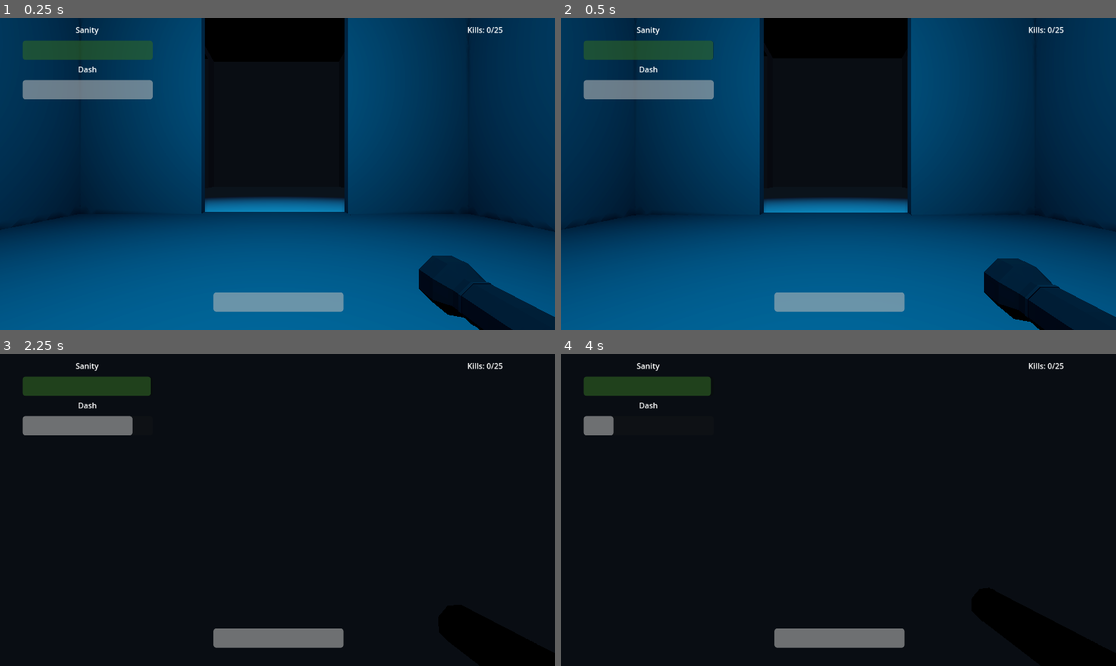
Above: before the commit, frames 1-4 (two rows, left to right).
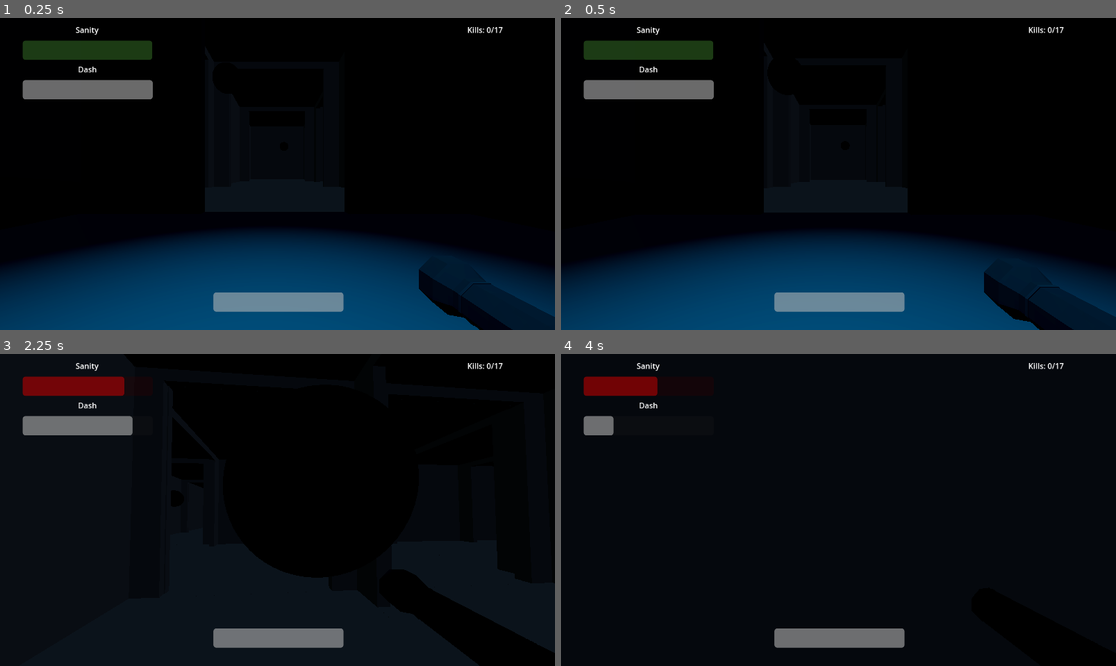
Above: after the commit, the same moments.

Repository: OmarCompiled/Stuck_NULL_BYTES
Game: Godot game, scene res://world.tscn
Same seed, same stepped clock (60 frames per second), same inputs: the game is played once before the commit and once after it.
Inputs (mouse positions are in pixels of both pictures, inside the frame that each line leads up to):
- Up to frame 1 (0.25 s): no input
- Up to frame 2 (0.5 s): no input
- Up to frame 3 (2.25 s): tap Enter (ui_accept) at 0.5, 0.77, 1.52 s; move the mouse to (305, 510) at 0.52 s; hold E (Dash) 0.53-1.28 s; hold W (MoveForward) from 0.53 s (still down); move the mouse to (249, 510) at 1.27 s; click (249, 510) at 1.35 s; move the mouse to (288, 503) at 2.02 s; hold Shift (Sprint) from 2.03 s (still down)
- Up to frame 4 (4 s): keep holding W (MoveForward); move the mouse to (832, 516) at 2.77 s; release Shift (Sprint) at 2.78 s; tap N at 2.85 s; tap Enter (ui_accept) at 3.02, 3.77 s; move the mouse to (877, 513) at 3.52 s; hold E (Dash) from 3.53 s (still down)

The runs differ from the first frame. In frame 1, 81% of the frame differs, in the area x 0-100%, y 0-100%; in frame 2, 80%; in frame 3, 1.5%; in frame 4, 1.5%.

Commit message:
feat: add customizable flashlight, better lighting - The flashlight cone is now generated dynamically instead of being fixed. Angle, range, and collision shape point count can be customized in the inspector, and the collision + SpotLight3D reflect that change, both in-game and in the editor. This makes the spotlight and collision shape attain the same shape dynamically. - Added volumetric fog and tweaked light values for most lights. - Added a faint purple glow to the shadows to be more visible in darkness. - Added input for temporary pause (will improve later).

Diff:
--- a/godot/DamageParticles.tscn
+++ b/godot/DamageParticles.tscn
@@ -27,7 +27,7 @@
 [node name="DamageParticles" type="GPUParticles3D"]
 material_override = SubResource("StandardMaterial3D_1r40i")
 emitting = false
-amount = 3
+amount = 1
 lifetime = 0.65
 one_shot = true
 explosiveness = 0.5
--- /dev/null
+++ b/godot/detection_area.gd
@@ -0,0 +1,73 @@
+@tool
+extends Area3D
+
+@export var angle: float = 45.0:
+	set(value):
+		angle = clamp(value, 1.0, 179.9)
+		update_configuration_warnings()
+		if Engine.is_editor_hint():
+			update_cone()
+
+@warning_ignore("shadowed_global_identifier")
+@export var range: float = 5.0:
+	set(value):
+		range = max(value, 0.1)
+		update_configuration_warnings()
+		if Engine.is_editor_hint():
+			update_cone()
+
+@export var points: int = 12:
+	set(value):
+		points = max(value, 3)
+		if Engine.is_editor_hint():
+			update_cone()
+
+@onready var col_shape: CollisionShape3D = $Cone
+@onready var spot_light: SpotLight3D = $SpotLight3D
+
+func _ready():
+	if Engine.is_editor_hint():
+		update_cone()
+	else:
+		update_cone()
+
+
+func _get_configuration_warnings():
+	var warnings = []
+	if not col_shape:
+		warnings.append("Missing CollisionShape3D child node named 'Cone'")
+	if not spot_light:
+		warnings.append("Missing SpotLight3D child node")
+	return warnings
+
+
+func update_cone():
+	if not col_shape or not spot_light:
+		return
+
+	var radius = range * tan(deg_to_rad(angle / 2.0))
+
+	# NOTE: Decreased due to the stupid nature of spotlights.
+	spot_light.spot_range = range / 12
+	spot_light.spot_angle = angle / 2
+
+
+	var shape = ConvexPolygonShape3D.new()
+	shape.points = generate_conic_points(range, radius, points)
+	col_shape.shape = shape
+
+
+func generate_conic_points(_range: float, _radius: float, _points: int) -> PackedVector3Array:
+	var verts = PackedVector3Array()
+	var angle_step = TAU / _points
+	var tip = Vector3(0, 0, 0)
+
+	verts.append(tip)
+
+	for i in range(_points):
+		var _angle = i * angle_step
+		var x = cos(_angle) * _radius
+		var y = sin(_angle) * _radius
+		verts.append(Vector3(x, y, -_range))
+
+	return verts
--- a/godot/flashlight.gd
+++ b/godot/flashlight.gd
@@ -9,6 +9,9 @@
 
 var is_flashlight_on = false
 var enemies_in_area = []
+
+func _ready():
+	spot_light.light_energy = 0
 
 func _input(_event: InputEvent) -> void:
 	if Input.is_action_just_pressed("Flash") and cooldown.value > 0 and not is_flashlight_on:
--- a/godot/flashlight.tscn
+++ b/godot/flashlight.tscn
@@ -1,10 +1,11 @@
-[gd_scene load_steps=4 format=3 uid="uid://fg0xg2wcui3q"]
+[gd_scene load_steps=5 format=3 uid="uid://fg0xg2wcui3q"]
 
 [ext_resource type="Script" uid="uid://d238qiy1febyl" path="res://flashlight.gd" id="1_h3kvc"]
 [ext_resource type="PackedScene" uid="uid://c12urfrjbllcp" path="res://assets/scene.gltf" id="1_nnxok"]
+[ext_resource type="Script" uid="uid://3vso5rhc2486" path="res://detection_area.gd" id="3_wm4p2"]
 
-[sub_resource type="ConvexPolygonShape3D" id="ConvexPolygonShape3D_h3kvc"]
-points = PackedVector3Array(-0.000195742, 1, -0.000195742, 0.194988, -1, -0.980814, -0.000195742, -1, -1, -0.195184, -1, -0.980814, -0.382733, -1, -0.924041, -0.555599, -1, -0.831637, -0.707126, -1, -0.707126, -0.831637, -1, -0.555599, -0.924041, -1, -0.382733, -0.980814, -1, -0.195184, -1, -1, -0.000195742, -0.980814, -1, 0.194988, -0.924041, -1, 0.382537, -0.831637, -1, 0.555403, -0.707126, -1, 0.70693, -0.555599, -1, 0.831441, -0.382733, -1, 0.923845, -0.195184, -1, 0.980619, -0.000195742, -1, 1, 0.194988, -1, 0.980619, 0.382537, -1, 0.923845, 0.555403, -1, 0.831441, 0.70693, -1, 0.70693, 0.831441, -1, 0.555403, 0.923845, -1, 0.382537, 0.980619, -1, 0.194988, 1, -1, -0.000195742, 0.980619, -1, -0.195184, 0.923845, -1, -0.382733, 0.831441, -1, -0.555599, 0.70693, -1, -0.707126, 0.555403, -1, -0.831637, 0.382537, -1, -0.924041)
+[sub_resource type="ConvexPolygonShape3D" id="ConvexPolygonShape3D_wm4p2"]
+points = PackedVector3Array(0, 0, 0, 26.3305, 0, -200, 22.8029, 13.1652, -200, 13.1652, 22.8029, -200, 1.61222e-15, 26.3305, -200, -13.1652, 22.8029, -200, -22.8029, 13.1652, -200, -26.3305, 3.22445e-15, -200, -22.8029, -13.1652, -200, -13.1652, -22.8029, -200, -4.83667e-15, -26.3305, -200, 13.1652, -22.8029, -200, 22.8029, -13.1652, -200)
 
 [node name="Flashlight" type="Node3D"]
 script = ExtResource("1_h3kvc")
@@ -30,15 +31,16 @@
 show_percentage = false
 
 [node name="DetectionArea" type="Area3D" parent="."]
-transform = Transform3D(0.960294, -0.278991, 0, 0.278991, 0.960294, 0, 0, 0, 1, 0, 0, 0)
+transform = Transform3D(-4.37114e-08, -0.173648, -0.984808, 0, 0.984808, -0.173648, 1, -7.5904e-09, -4.30473e-08, 0, 0, 0)
+script = ExtResource("3_wm4p2")
+angle = 15.0
+range = 200.0
 
 [node name="Cone" type="CollisionShape3D" parent="DetectionArea"]
-transform = Transform3D(-3.8147e-06, -70, 0, 68.8937, -5.72205e-06, -12.3959, 12.3959, -1.06722e-07, 68.8937, 69.865, -0.123974, 0)
-shape = SubResource("ConvexPolygonShape3D_h3kvc")
+shape = SubResource("ConvexPolygonShape3D_wm4p2")
 
 [node name="SpotLight3D" type="SpotLight3D" parent="DetectionArea"]
-transform = Transform3D(-4.37114e-08, 0, -1, 0, 1, 0, 1, 0, -4.37114e-08, 0, 0, 0)
-light_color = Color(0.999678, 0.967311, 0.806794, 1)
 light_energy = 0.0
-spot_range = 22.2662
-spot_angle = 29.0207
+light_volumetric_fog_energy = 0.5
+spot_range = 16.6667
+spot_angle = 7.5
--- a/godot/game_manager.gd
+++ b/godot/game_manager.gd
@@ -6,6 +6,12 @@
 func _process(_delta: float) -> void:
 	if Input.is_action_pressed("Quit"): # Esc
 		get_tree().quit()
+
+	# NOTE: Will remove later
+	if Input.is_action_pressed("Pause"):
+		get_tree().paused = true
+		await get_tree().create_timer(10).timeout
+		get_tree().paused = false
 
 func reset():
 	enemies_killed = 0
--- a/godot/player.gd
+++ b/godot/player.gd
@@ -4,7 +4,7 @@
 @export var health_component: HealthComponent
 
 # Sanity
-const SANITY_LOSS_RATE = 0.01
+const SANITY_LOST_PER_SECOND = 1
 var is_losing_sanity = true
 
 # Movement
@@ -49,9 +49,9 @@
 		camera.rotate_x(-event.relative.y * SENSITIVITY)
 		camera.rotation.x = clamp(camera.rotation.x, deg_to_rad(-90), deg_to_rad(90))
 
-func _process(_delta: float) -> void:
+func _process(delta: float) -> void:
 	if is_losing_sanity:
-		health_component.take_damage(SANITY_LOSS_RATE, true)
+		health_component.take_damage(SANITY_LOST_PER_SECOND * delta, true)
 
 	if dash_cooldown_timer:
 		$DashCooldownBar.value = 100 - (dash_cooldown_timer.time_left / DASH_COOLDOWN) * 100
--- a/godot/player.tscn
+++ b/godot/player.tscn
@@ -18,12 +18,10 @@
 
 [node name="MeshInstance3D" type="MeshInstance3D" parent="."]
 transform = Transform3D(1.05135, 0, 0, 0, 1.05135, 0, 0, 0, 1.05135, 0, 0, 0)
-visible = false
 cast_shadow = 0
 mesh = SubResource("CapsuleMesh_sh265")
 
 [node name="CollisionShape3D" type="CollisionShape3D" parent="."]
-visible = false
 shape = SubResource("ConvexPolygonShape3D_4flbx")
 
 [node name="Head" type="Node3D" parent="."]
@@ -35,6 +33,7 @@
 
 [node name="Flashlight" parent="Head/Camera3D" instance=ExtResource("2_onrkg")]
 transform = Transform3D(-3.0598e-09, 0, 0.07, 0, 0.07, 0, -0.07, 0, -3.0598e-09, 0.645148, -0.425091, -0.551973)
+damage_per_second = 200.0
 
 [node name="Hitbox" type="Area3D" parent="."]
 
--- a/godot/prefabs/big_room.tscn
+++ b/godot/prefabs/big_room.tscn
@@ -36,14 +36,11 @@
 [node name="RemoveUnusedDoors" type="Node" parent="."]
 script = ExtResource("2_stqen")
 
-[node name="Light" type="OmniLight3D" parent="."]
-transform = Transform3D(1, 2.77556e-17, 6.5567e-08, -4.3142e-10, 0.999978, 0.00657984, -6.55655e-08, -0.00657984, 0.999978, 0, -8.43966, 0)
+[node name="Light" type="SpotLight3D" parent="."]
+transform = Transform3D(1, 0, 0, 0, -4.37114e-08, 1, 0, -1, -4.37114e-08, 0, 13.5665, 0)
 light_color = Color(1, 0, 0, 1)
-light_energy = 16.0
-light_indirect_energy = 8.825
-light_volumetric_fog_energy = 12.115
-light_size = 1.0
-omni_range = 9.28647
+spot_range = 25.515
+spot_angle = 25.96
 
 [node name="Spawner" parent="." instance=ExtResource("3_a6ukv")]
 transform = Transform3D(1, 0, 0, 0, 1, 0, 0, 0, 1, 15.9647, -13.3259, 8.41283)
--- a/godot/prefabs/chest_room.tscn
+++ b/godot/prefabs/chest_room.tscn
@@ -3,7 +3,7 @@
 [ext_resource type="Script" uid="uid://dg0fdhchjs2xg" path="res://addons/SimpleDungeons/DungeonRoom3D.gd" id="1_fy8ru"]
 [ext_resource type="Script" uid="uid://b4avbg4f7ol2k" path="res://remove_unused_doors.gd" id="2_iopjx"]
 [ext_resource type="PackedScene" uid="uid://cudookqy5hwk7" path="res://spawner.tscn" id="3_th8mx"]
-[ext_resource type="PackedScene" uid="uid://c12urfrjbllcp" path="res://assets/scene.gltf" id="4_fy8ru"]
+[ext_resource type="PackedScene" uid="uid://cqagwekx7o53h" path="res://shadow.tscn" id="4_fy8ru"]
 
 [sub_resource type="StandardMaterial3D" id="StandardMaterial3D_stqen"]
 
@@ -11,6 +11,7 @@
 script = ExtResource("1_fy8ru")
 size_in_voxels = Vector3i(3, 1, 2)
 min_count = 0
+max_count = 1
 metadata/_custom_type_script = "uid://dg0fdhchjs2xg"
 
 [node name="CSGBox3D" type="CSGBox3D" parent="."]
@@ -30,15 +31,10 @@
 [node name="RemoveUnusedDoors" type="Node" parent="."]
 script = ExtResource("2_iopjx")
 
-[node name="Light" type="OmniLight3D" parent="."]
-transform = Transform3D(1, 2.77556e-17, 6.5567e-08, -4.3142e-10, 0.999978, 0.00657984, -6.55655e-08, -0.00657984, 0.999978, 0, -8.43966, 0)
-light_color = Color(1, 0, 0, 1)
-light_energy = 16.0
-light_indirect_energy = 8.825
-light_volumetric_fog_energy = 12.115
-light_size = 1.0
-omni_range = 9.28647
+[node name="Spawner2" parent="." instance=ExtResource("3_th8mx")]
+transform = Transform3D(1, 0, 0, 0, 1, 0, 0, 0, 1, 6.24986, -1.70567, 0)
+entity_scene = ExtResource("4_fy8ru")
 
-[node name="Spawner" parent="." instance=ExtResource("3_th8mx")]
-transform = Transform3D(1, 0, 0, 0, 1, 0, 0, 0, 1, 0, -1.70567, 0)
+[node name="Spawner3" parent="." instance=ExtResource("3_th8mx")]
+transform = Transform3D(1, 0, 0, 0, 1, 0, 0, 0, 1, -7.22212, -1.70567, 0)
 entity_scene = ExtResource("4_fy8ru")
--- a/godot/prefabs/entrance_room.tscn
+++ b/godot/prefabs/entrance_room.tscn
@@ -26,9 +26,9 @@
 [node name="Light" type="OmniLight3D" parent="CSGBox3D"]
 transform = Transform3D(1, 0, 0, 0, -4.37114e-08, 1, 0, -1, -4.37114e-08, 0, -1.49143, -2.18557e-08)
 light_color = Color(2.69532e-06, 0.666768, 0.959582, 1)
-light_energy = 2.195
+light_energy = 2.0
 shadow_enabled = true
-omni_range = 9.29275
+omni_range = 5.05912
 
 [node name="RemoveUnusedDoors" type="Node" parent="."]
 script = ExtResource("2_st7u1")
--- a/godot/prefabs/healing_area.gd
+++ b/godot/prefabs/healing_area.gd
@@ -1,8 +1,6 @@
 extends Area3D
 
 signal room_health_depleted()
-
-@onready var light = $"../OmniLight3D"
 
 var player;
 
--- a/godot/prefabs/item_room.tscn
+++ b/godot/prefabs/healing_room.tscn
@@ -1,16 +1,16 @@
 [gd_scene load_steps=7 format=3 uid="uid://d3dglyqlcv3ns"]
 
-[ext_resource type="Script" uid="uid://dg0fdhchjs2xg" path="res://addons/SimpleDungeons/DungeonRoom3D.gd" id="1_wkgr2"]
-[ext_resource type="Script" uid="uid://b4avbg4f7ol2k" path="res://remove_unused_doors.gd" id="2_vjcru"]
-[ext_resource type="Script" uid="uid://jxx8suhd7ebh" path="res://prefabs/healing_area.gd" id="3_vjcru"]
-[ext_resource type="Script" uid="uid://c7k7nrhp3yjhd" path="res://prefabs/omni_light_3d.gd" id="3_xmq27"]
+[ext_resource type="Script" uid="uid://dg0fdhchjs2xg" path="res://addons/SimpleDungeons/DungeonRoom3D.gd" id="1_so222"]
+[ext_resource type="Script" uid="uid://b4avbg4f7ol2k" path="res://remove_unused_doors.gd" id="2_j0a7j"]
+[ext_resource type="Script" uid="uid://c7k7nrhp3yjhd" path="res://prefabs/omni_light_3d.gd" id="3_dpx2w"]
+[ext_resource type="Script" uid="uid://jxx8suhd7ebh" path="res://prefabs/healing_area.gd" id="4_0l74w"]
 
 [sub_resource type="StandardMaterial3D" id="StandardMaterial3D_anrrp"]
 
 [sub_resource type="BoxShape3D" id="BoxShape3D_wkgr2"]
 
-[node name="ItemRoom" type="Node3D"]
-script = ExtResource("1_wkgr2")
+[node name="HealingRoom" type="Node3D"]
+script = ExtResource("1_so222")
 min_count = 3
 max_count = 3
 metadata/_custom_type_script = "uid://dg0fdhchjs2xg"
@@ -30,17 +30,17 @@
 size = Vector3(0.9, 5.28795, 3)
 
 [node name="RemoveUnusedDoors" type="Node" parent="."]
-script = ExtResource("2_vjcru")
+script = ExtResource("2_j0a7j")
 
 [node name="OmniLight3D" type="OmniLight3D" parent="."]
 light_color = Color(0.1875, 1, 0, 1)
-light_energy = 3.0
+light_volumetric_fog_energy = 2.0
 shadow_enabled = true
-omni_range = 15.7367
-script = ExtResource("3_xmq27")
+omni_range = 10.9537
+script = ExtResource("3_dpx2w")
 
 [node name="HealingArea" type="Area3D" parent="."]
-script = ExtResource("3_vjcru")
+script = ExtResource("4_0l74w")
 
 [node name="CollisionShape3D" type="CollisionShape3D" parent="HealingArea"]
 transform = Transform3D(9.26314, 0, 0, 0, 9.26314, 0, 0, 0, 9.26314, 0, 0, 0)
--- a/godot/prefabs/stair_room.tscn
+++ b/godot/prefabs/stair_room.tscn
@@ -39,21 +39,11 @@
 polygon = PackedVector2Array(0, 0, 0, 1, 1, 1)
 
 [node name="OmniLight3D" type="OmniLight3D" parent="."]
-transform = Transform3D(1, 0, 0, 0, 1, 0, 0, 0, 1, 10.418, 3.2853, 0)
+transform = Transform3D(1, 0, 0, 0, 1, 0, 0, 0, 1, 10.418, 7.73193, 0)
 light_color = Color(0.345098, 0.403922, 0.580392, 1)
-light_energy = 16.0
-light_indirect_energy = 0.0
-light_volumetric_fog_energy = 9.62
-light_size = 1.0
-light_specular = 7.959
 omni_range = 2.60283
 
 [node name="OmniLight3D2" type="OmniLight3D" parent="."]
-transform = Transform3D(1, 0, 0, 0, 1, 0, 0, 0, 1, -11.9378, -6.62196, 0)
+transform = Transform3D(1, 0, 0, 0, 1, 0, 0, 0, 1, -11.9378, -1.37311, 0)
 light_color = Color(0.345098, 0.403922, 0.580392, 1)
-light_energy = 16.0
-light_indirect_energy = 0.0
-light_volumetric_fog_energy = 9.62
-light_size = 1.0
-light_specular = 7.959
 omni_range = 2.89267
--- a/godot/project.godot
+++ b/godot/project.godot
@@ -87,6 +87,11 @@
 "events": [Object(InputEventKey,"resource_local_to_scene":false,"resource_name":"","device":-1,"window_id":0,"alt_press …(195 unchanged characters)…
 ]
 }
+Pause={
+"deadzone": 0.2,
+"events": [Object(InputEventKey,"resource_local_to_scene":false,"resource_name":"","device":-1,"window_id":0,"alt_pressed":false,"shift_pressed":false,"ctrl_pressed":false,"meta_pressed":false,"pressed":false,"keycode":0,"physical_keycode":81,"key_label":0,"unicode":113,"location":0,"echo":false,"script":null)
+]
+}
 
 [physics]
 
--- a/godot/prototype_level_generator.tscn
+++ b/godot/prototype_level_generator.tscn
@@ -4,7 +4,7 @@
 [ext_resource type="PackedScene" uid="uid://cosd0okx85u28" path="res://prefabs/big_room.tscn" id="2_h7uww"]
 [ext_resource type="PackedScene" uid="uid://dfykysdqk34bh" path="res://prefabs/chest_room.tscn" id="3_p364u"]
 [ext_resource type="PackedScene" uid="uid://bkfmmoy8akomw" path="res://prefabs/entrance_room.tscn" id="4_leyr2"]
-[ext_resource type="PackedScene" uid="uid://d3dglyqlcv3ns" path="res://prefabs/item_room.tscn" id="5_waf00"]
+[ext_resource type="PackedScene" uid="uid://d3dglyqlcv3ns" path="res://prefabs/healing_room.tscn" id="5_waf00"]
 [ext_resource type="PackedScene" uid="uid://cm2xm3asvprnh" path="res://prefabs/stair_room.tscn" id="6_k38dv"]
 [ext_resource type="PackedScene" uid="uid://mo4d62qc6mn6" path="res://prefabs/corridor.tscn" id="7_amu1j"]
 
--- a/godot/shadow.tscn
+++ b/godot/shadow.tscn
@@ -47,6 +47,13 @@
 max_health = 150.0
 invincibility_time = 0.0
 
+[node name="OmniLight3D" type="OmniLight3D" parent="."]
+transform = Transform3D(1, 0, 0, 0, 1, 0, 0, 0, 1, -0.00469041, -4.76837e-07, -0.000295401)
+light_color = Color(0.163965, 0.0280897, 0.283854, 1)
+light_energy = 11.0
+light_volumetric_fog_energy = 2.0
+omni_range = 0.874718
+
 [connection signal="body_entered" from="DetectionArea" to="." method="_on_area_3d_body_entered"]
 [connection signal="body_exited" from="DetectionArea" to="." method="_on_area_3d_body_exited"]
 [connection signal="damage_taken" from="HealthComponent" to="." method="_on_damage_taken"]
--- a/godot/world.tscn
+++ b/godot/world.tscn
@@ -16,6 +16,8 @@
 sky = SubResource("Sky_tlwt5")
 tonemap_mode = 2
 glow_enabled = true
+volumetric_fog_enabled = true
+volumetric_fog_density = 0.1
 
 [node name="World" type="Node"]
 script = ExtResource("1_f3sb7")
Not shown, added: godot/detection_area.gd.uid
